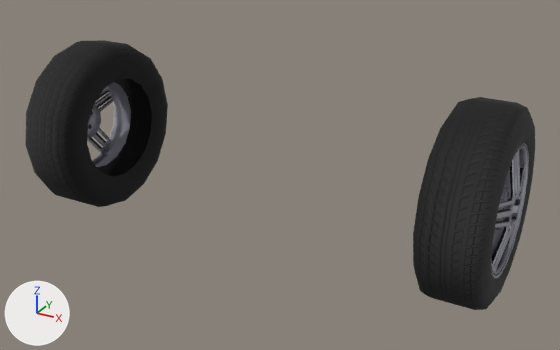
Before and after pictures for a commit that changed the OBJ model Models/mitsubishi_eclipse/_old/front_wheels.obj.
The view is the same before and after, from a camera (50 mm lens) standing at (19.6, -53.8, 24.2) and looking at (0.8, -19.6, 7.1). The lights are fixed; the arrows at lower left show +X, +Y and +Z. Where no turn or scale is listed for an object, it has been applied to the vertices.

The scene before the commit, as lines of its bpy script (objects in view):
```python
me_front_wheels = bpy.data.meshes.new('front_wheels')
me_front_wheels.from_pydata(...)  # 1170 vertices, 1988 faces; spans x -13.5..13.5, y -24.7..-14.6, z 2.8..12.9
me_front_wheels.materials.append(mat_02___default)  # picture img_wheelsdiffusemap_png
ob_front_wheels = bpy.data.objects.new('front_wheels', me_front_wheels)
ob_front_wheels.location = (0.0, 0.0, 0.0)
```
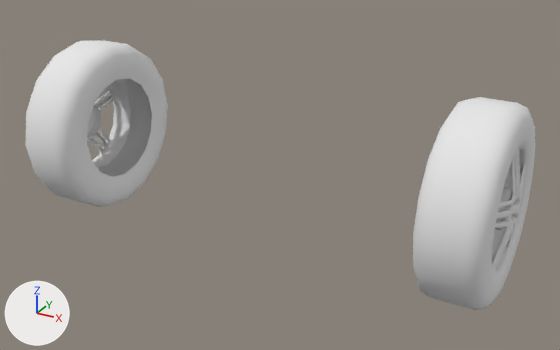
Changed parts and their boxes (x1, y1, x2, y2) in the pictures (560 x 350 px):
```json
{"object": "front_wheels", "change": "recoloured", "before": [25, 40, 535, 310], "after": [25, 40, 535, 310], "on screen": "black to white"}
```

The change, as JSON lines over the scene's bpy script:
```json
{"op": "add", "block": "mat_front_wheels02___default", "code": ["mat_front_wheels02___default = principled_material('_front_wheels02___Default')", "mat_front_wheels02___default.base_color = (0.8, 0.8, 0.8)  # white #e7e7e7", "mat_front_wheels02___default.roughness = 1.0"]}
{"block": "me_front_wheels", "where": "me_front_wheels.from_pydata(...)  # 1170 vertices, 1988 faces; spans x -13.5..13.5, y -24.7..-14.6, z 2.8..12.9"}
{"op": "remove", "block": "me_front_wheels", "code": "me_front_wheels.materials.append(mat_02___default)  # picture img_wheelsdiffusemap_png"}
{"op": "add", "block": "me_front_wheels", "code": "me_front_wheels.materials.append(mat_front_wheels02___default)  # white #e7e7e7"}
```
